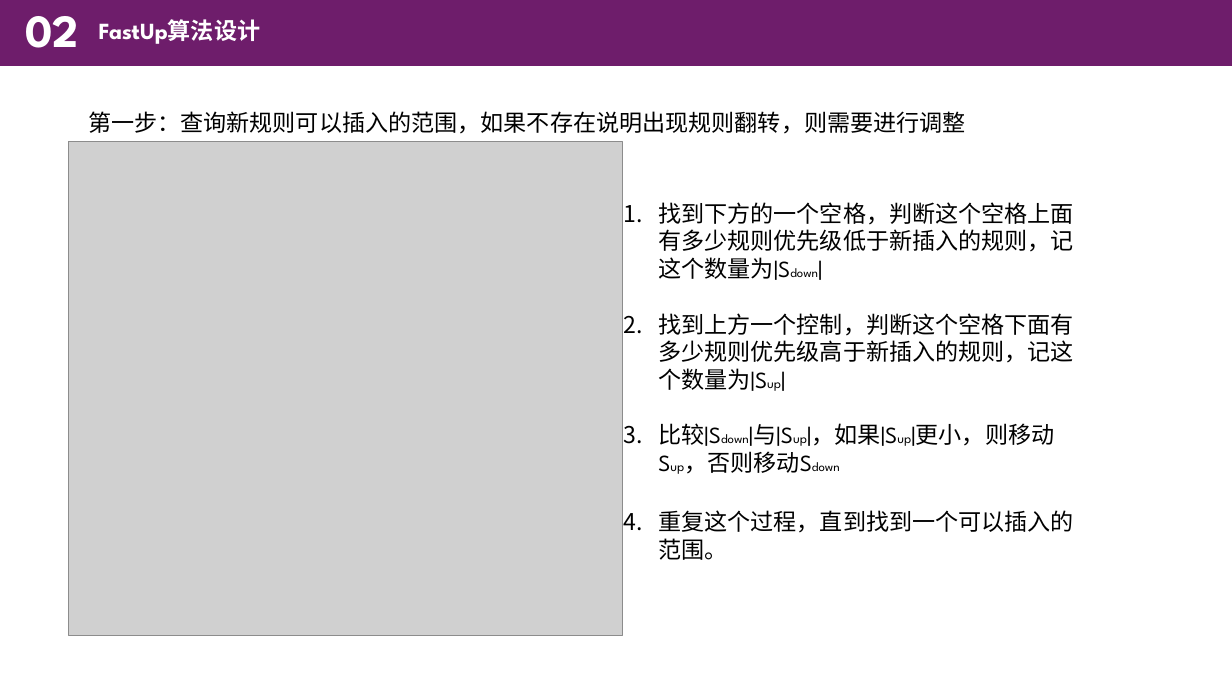
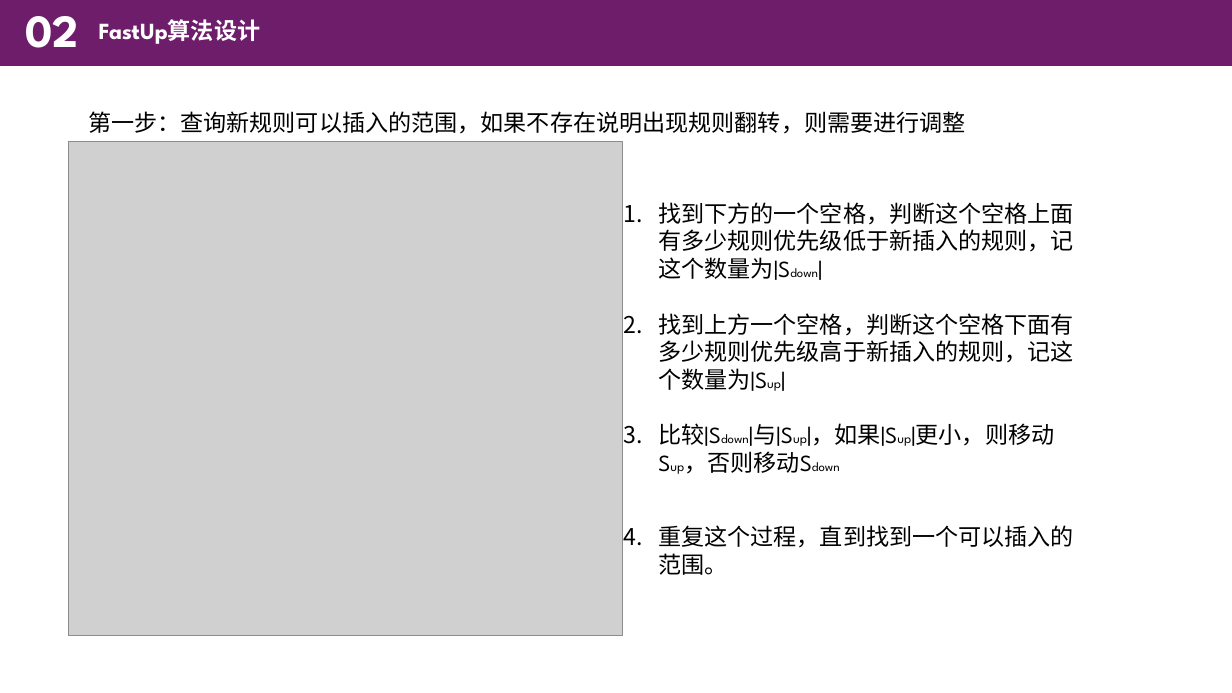
Before and after one commit to zhanghaooo/SDN-homework, a slide deck: slide 21 of homework12_22/崔浩/SDN1222-崔浩.pptx. Drawn at 1232x693 pixels with LibreOffice and Linux fonts; fonts in the diff are those of the drawing; grey boxes stand for pictures. Boxes give left, top, right and bottom in pixels: in the first picture for what was removed or moved away, otherwise in the second. Text is boxed around its words. In the diff, an @@ line names an element or a change of style, - is before the commit and + after.

```diff
--- a/homework12_22/崔浩/SDN1222-崔浩.pptx
+++ b/homework12_22/崔浩/SDN1222-崔浩.pptx
@@ text at box(658, 313, 1074, 391): text changed @@
-2. 找到上方一个控制，判断这个空格下面有多少规则优先级高于新插入的规则，记这个数量为|Sup|
+2. 找到上方一个空格，判断这个空格下面有多少规则优先级高于新插入的规则，记这个数量为|Sup|
```
Also in this commit, not shown: 1 other slide changed, 3 other files.
